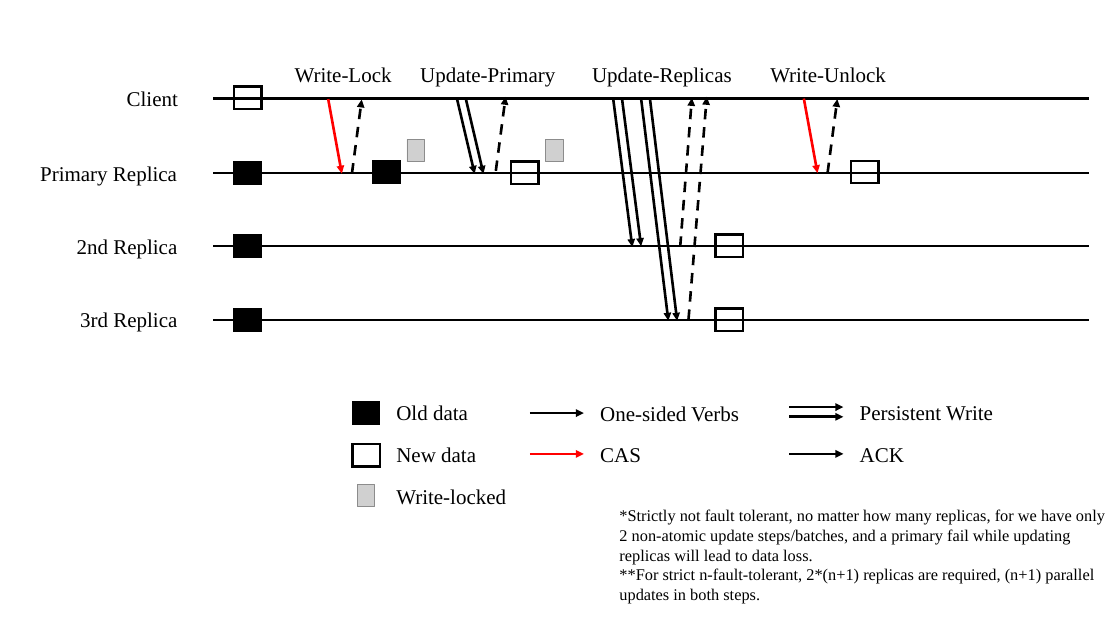
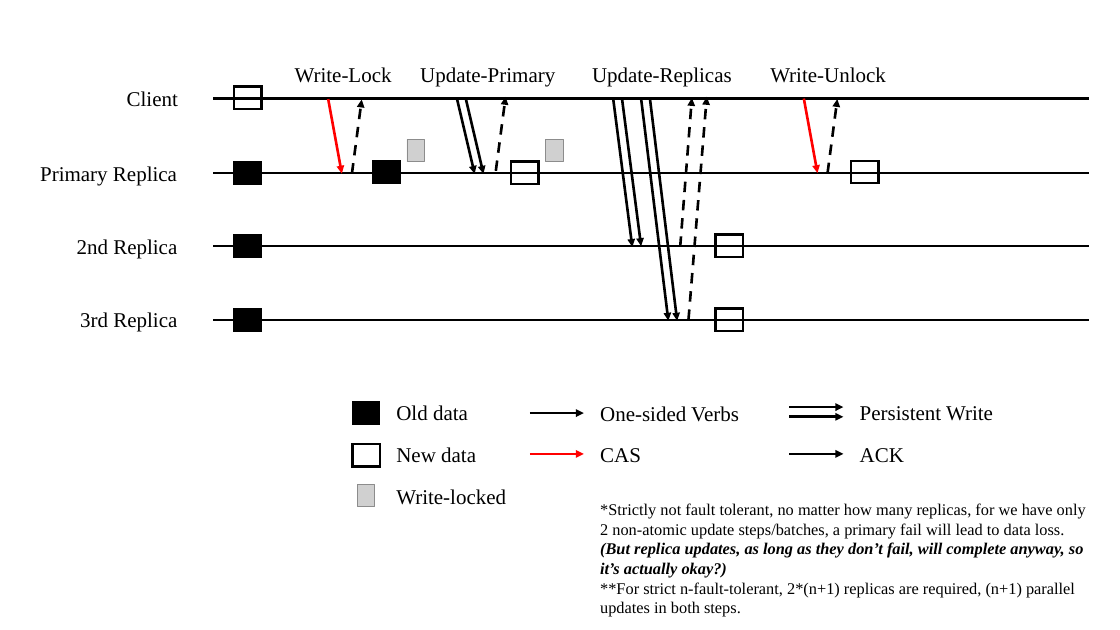
Before and after one commit to smdsbz/Gestalt, a slide deck: slide 1 of Documents/design/charts.pptx. Drawn at 1120x630 pixels with LibreOffice and Linux fonts; fonts in the diff are those of the drawing; grey boxes stand for pictures. Boxes give left, top, right and bottom in pixels: in the first picture for what was removed or moved away, otherwise in the second. Text is boxed around its words. In the diff, an @@ line names an element or a change of style, - is before the commit and + after.

```diff
--- a/Documents/design/charts.pptx
+++ b/Documents/design/charts.pptx
@@ text "*Strictly not fault tolerant, no ...": place and size @@
-text "*Strictly not fault tolerant, no ..." at <box>619,509,1105,604</box>
+text "*Strictly not fault tolerant, no ..." at <box>600,503,1086,617</box>
@@ text at <box>600,503,1086,578</box>: text changed @@
-*Strictly not fault tolerant, no matter how many replicas, for we have only 2 non-atomic update steps/batches, and a primary fail while updating replicas will lead to data loss.
+*Strictly not fault tolerant, no matter how many replicas, for we have only 2 non-atomic update steps/batches, a primary fail will lead to data loss.
+(But replica updates, as long as they don’t fail, will complete anyway, so it’s actually okay?)
```
Also in this commit, not shown: 5 other files.
